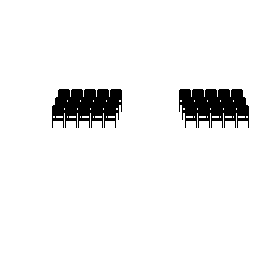
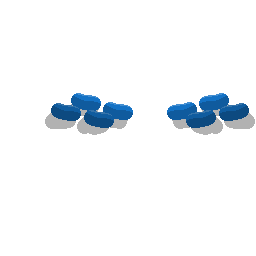
Before/after of a 256×256 layered artwork. What changed in the layer stack:
removed group "Theater" (7 layers) over 45, 89, 255, 129
added layer "Layer 6" above "Layer 5" over 167, 93, 255, 135
added layer "Layer 5" above "Chairs" over 45, 93, 133, 135
hid "Chairs", moved it out of group "Theater" over 52, 89, 249, 128
